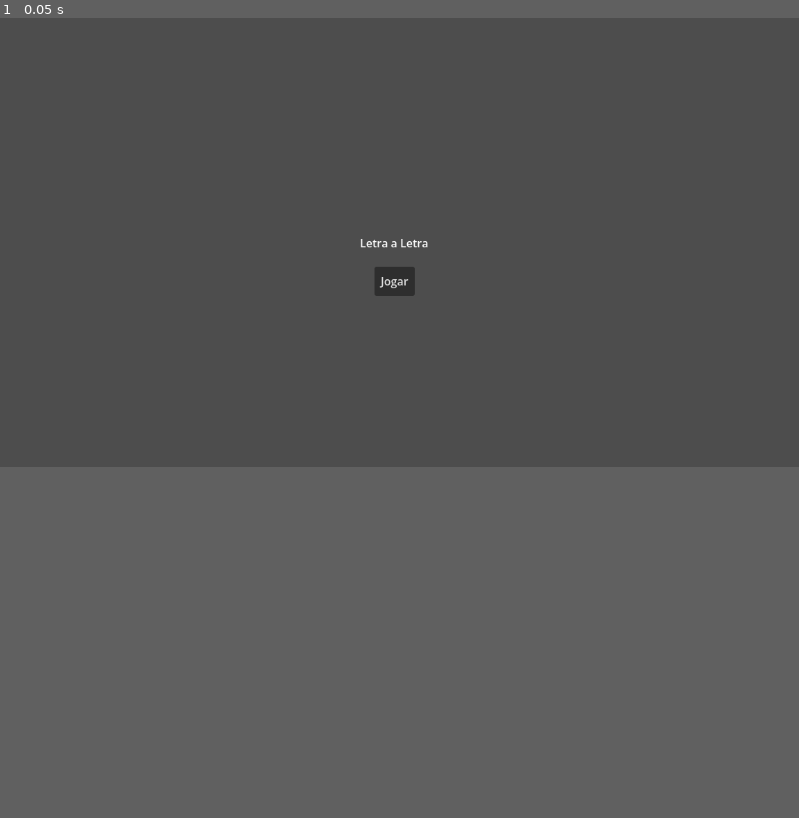
Above: before the commit, frame 1.
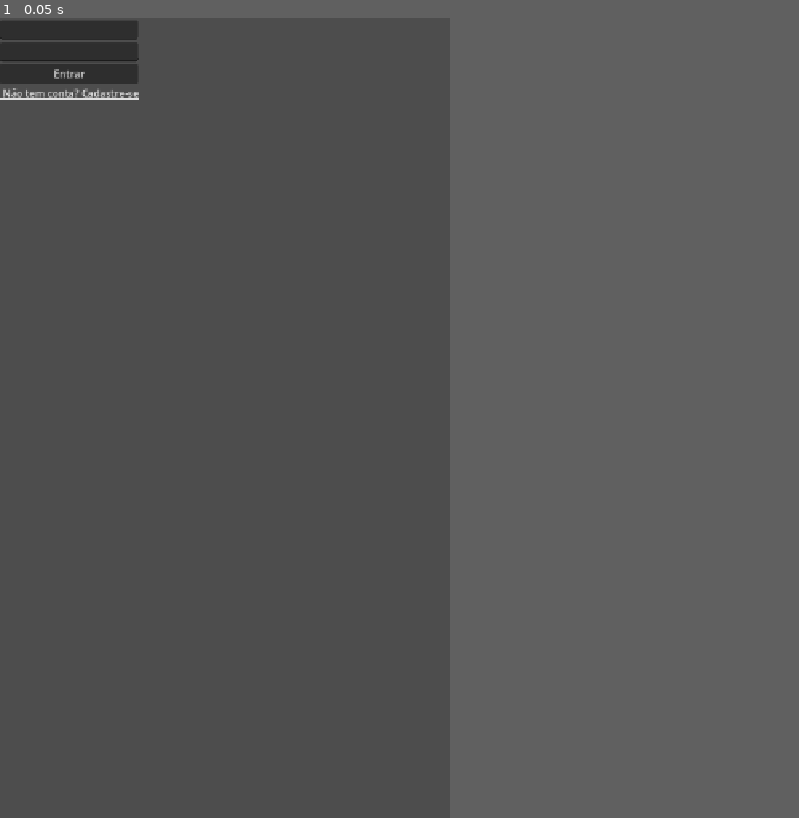
Above: after the commit, the same moment.

Repository: Gabriel-afk-9/Letra-a-Letra-GODOT
Game: Godot game, scene res://login_screen.tscn
Same seed, same stepped clock (60 frames per second), same inputs: the game is played once before the commit and once after it. Before the commit the project starts from res://tela_inicial.tscn.
Inputs:
- Up to frame 1 (0.05 s): no input
In our replay, the window is 799x449 before the commit and 450x800 after it. These sizes can differ from the game's own. Grey fills any space a smaller window leaves; there, only what the larger window draws over its background counts as a difference.

The runs differ from the first frame. In frame 1, 1.6% of the frame differs, in the area x 0-54%, y 0-35%.

Commit message:
feat: login, registration, and initial screen under development.

Diff:
--- /dev/null
+++ b/home_screen.tscn
@@ -0,0 +1,9 @@
+[gd_scene format=3 uid="uid://b1gbmuj31b2um"]
+
+[node name="HomeScreen" type="Control" unique_id=2133168357]
+layout_mode = 3
+anchors_preset = 15
+anchor_right = 1.0
+anchor_bottom = 1.0
+grow_horizontal = 2
+grow_vertical = 2
--- /dev/null
+++ b/login_screen.tscn
@@ -0,0 +1,48 @@
+[gd_scene format=3 uid="uid://20qmnpkknyat"]
+
+[ext_resource type="Script" uid="uid://bwdthdufgde5k" path="res://login_script.gd" id="1_wplbs"]
+
+[node name="LoginScreen" type="Control" unique_id=1884107508]
+layout_mode = 3
+anchors_preset = 15
+anchor_right = 1.0
+anchor_bottom = 1.0
+offset_right = -2.0
+grow_horizontal = 2
+grow_vertical = 2
+script = ExtResource("1_wplbs")
+
+[node name="AuthRequest" type="HTTPRequest" parent="." unique_id=2035983858]
+
+[node name="TextureRect" type="TextureRect" parent="." unique_id=1160960620]
+layout_mode = 0
+offset_right = 40.0
+offset_bottom = 40.0
+
+[node name="CenterContainer" type="CenterContainer" parent="." unique_id=127049610]
+layout_mode = 0
+offset_right = 40.0
+offset_bottom = 40.0
+
+[node name="VBoxContainer" type="VBoxContainer" parent="CenterContainer" unique_id=1945757522]
+layout_mode = 2
+
+[node name="TextureRect" type="TextureRect" parent="CenterContainer/VBoxContainer" unique_id=1756525645]
+layout_mode = 2
+
+[node name="email-input" type="LineEdit" parent="CenterContainer/VBoxContainer" unique_id=476403429]
+layout_mode = 2
+
+[node name="password-input" type="LineEdit" parent="CenterContainer/VBoxContainer" unique_id=1994816605]
+layout_mode = 2
+secret = true
+
+[node name="login-btn" type="Button" parent="CenterContainer/VBoxContainer" unique_id=750805592]
+layout_mode = 2
+text = "Entrar"
+
+[node name="LinkButton" type="LinkButton" parent="CenterContainer/VBoxContainer" unique_id=1903284642]
+layout_mode = 2
+text = " Não tem conta? Cadastre-se"
+
+[connection signal="pressed" from="CenterContainer/VBoxContainer/login-btn" to="." method="_on_button_pressed"]
--- a/tela_inicial.gd
+++ b/login_script.gd
@@ -1,7 +1,8 @@
 extends Control
-
-
-
 
 func _on_button_pressed():
 	print("O botão foi clicado!")
+
+
+func _on_button_2_pressed():
+	print('oi')
--- a/project.godot
+++ b/project.godot
@@ -15,6 +15,13 @@
 config/features=PackedStringArray("4.6", "Mobile")
 config/icon="res://icon.svg"
 
+[display]
+
+window/size/viewport_width=720
+window/size/viewport_height=1280
+window/stretch/mode="canvas_items"
+window/handheld/orientation=1
+
 [physics]
 
 3d/physics_engine="Jolt Physics"
--- /dev/null
+++ b/register_screen.tscn
@@ -0,0 +1,43 @@
+[gd_scene format=3 uid="uid://bk080coyriol3"]
+
+[node name="RegisterScreen" type="Control" unique_id=766431034]
+layout_mode = 3
+anchors_preset = 15
+anchor_right = 1.0
+anchor_bottom = 1.0
+grow_horizontal = 2
+grow_vertical = 2
+
+[node name="TextureRect" type="TextureRect" parent="." unique_id=1495462678]
+layout_mode = 0
+offset_left = 37.0
+offset_top = 187.0
+offset_right = 258.0
+offset_bottom = 187.0
+
+[node name="RegisterRequest" type="HTTPRequest" parent="." unique_id=1060556876]
+
+[node name="VBoxContainer" type="VBoxContainer" parent="." unique_id=1665893297]
+layout_mode = 0
+offset_left = 37.0
+offset_top = 20.0
+offset_right = 258.0
+offset_bottom = 187.0
+
+[node name="nickname-input" type="LineEdit" parent="VBoxContainer" unique_id=610396471]
+layout_mode = 2
+
+[node name="email-input" type="LineEdit" parent="VBoxContainer" unique_id=1267679842]
+layout_mode = 2
+
+[node name="password-input" type="LineEdit" parent="VBoxContainer" unique_id=2027222783]
+layout_mode = 2
+secret = true
+
+[node name="register-btn" type="Button" parent="VBoxContainer" unique_id=956440015]
+layout_mode = 2
+text = "Cadastrar"
+
+[node name="LinkButton" type="LinkButton" parent="VBoxContainer" unique_id=541298293]
+layout_mode = 2
+text = "Já tem uma conta? Entrar"
--- a/tela_inicial.tscn
+++ /dev/null
@@ -1,31 +0,0 @@
-[gd_scene format=3 uid="uid://20qmnpkknyat"]
-
-[ext_resource type="Script" uid="uid://bwdthdufgde5k" path="res://tela_inicial.gd" id="1_qtomq"]
-
-[node name="TelaInicial" type="Control" unique_id=1884107508]
-layout_mode = 3
-anchors_preset = 15
-anchor_right = 1.0
-anchor_bottom = 1.0
-offset_right = -2.0
-grow_horizontal = 2
-grow_vertical = 2
-script = ExtResource("1_qtomq")
-
-[node name="Label" type="Label" parent="." unique_id=1557133030]
-layout_mode = 0
-offset_left = 519.0
-offset_top = 313.0
-offset_right = 618.0
-offset_bottom = 336.0
-text = "Letra a Letra"
-
-[node name="Button" type="Button" parent="." unique_id=1515490697]
-layout_mode = 0
-offset_left = 540.0
-offset_top = 359.0
-offset_right = 598.0
-offset_bottom = 401.0
-text = "Jogar"
-
-[connection signal="pressed" from="Button" to="." method="_on_button_pressed"]
Renamed: tela_inicial.gd.uid -> login_script.gd.uid
